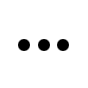
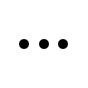
Layered file, before and after one edit (88x88). Changes by layer:
added layer "Layer 1 copy 2" above "config" over [19,39,68,49]
hid group "dots" (2 layers) over [18,39,69,51]
